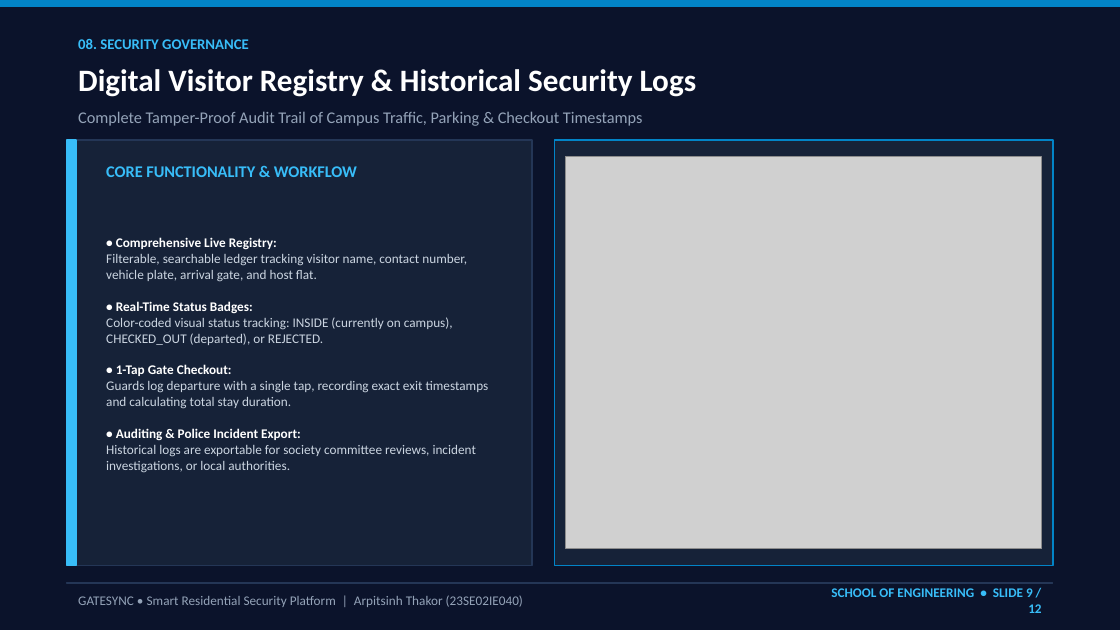
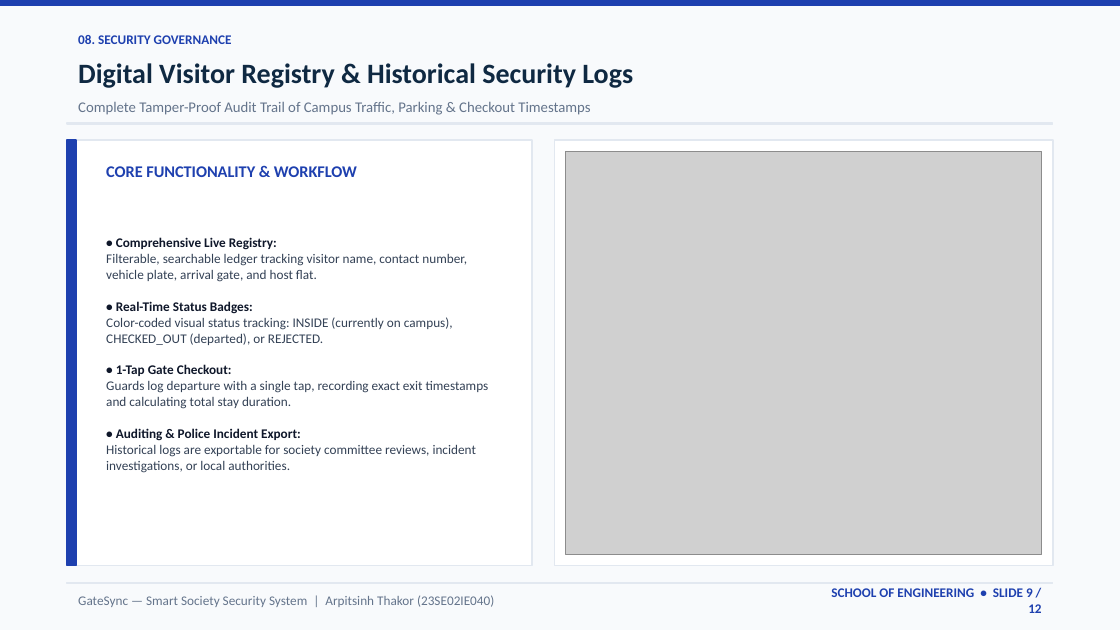
Before and after one commit to arpitthakor28/sms1, a slide deck: slide 9 of GateSync_Project_Presentation.pptx. Drawn at 1120x630 pixels with LibreOffice and Linux fonts; fonts in the diff are those of the drawing; grey boxes stand for pictures. Boxes give left, top, right and bottom in pixels: in the first picture for what was removed or moved away, otherwise in the second. Text is boxed around its words. In the diff, an @@ line names an element or a change of style, - is before the commit and + after.

Commit message:
Deliver White Background Presentation with full technical context, School of Engineering, Final Year Project, AY 2026-2027

```diff
--- a/GateSync_Project_Presentation.pptx
+++ b/GateSync_Project_Presentation.pptx
@@ background #0B132B to #F8FAFC @@
@@ rectangle at <box>0,0,1120,6</box>: fill #0284C7 to #1E40AF; outline #0284C7 1 pt to #1E40AF 1 pt @@
@@ text "08. SECURITY GOVERNANCE" at <box>78,35,232,44</box>: size 9.5 to 8.5 pt, text colour #38BDF8 to #1E40AF @@
@@ text "Digital Visitor Registry & Historical ..." at <box>78,63,633,88</box>: size 20 to 18 pt, text colour #FFFFFF to #0F2942 @@
@@ text "Complete Tamper-Proof Audit Trail of ...": place and size @@
-text "Complete Tamper-Proof Audit Trail of ..." at <box>78,111,643,126</box>
+text "Complete Tamper-Proof Audit Trail of ..." at <box>78,102,590,115</box>
@@ text "Complete Tamper-Proof Audit Trail of ..." at <box>78,102,590,115</box>: size 10.5 to 9.5 pt, text colour #94A3B8 to #64748B @@
@@ rectangle at <box>67,140,532,566</box>: fill #162238 to #FFFFFF; outline #243656 1 pt to #E2E8F0 1 pt @@
@@ rectangle at <box>67,140,76,566</box>: fill #38BDF8 to #1E40AF; outline #38BDF8 1 pt to #1E40AF 1 pt @@
@@ rectangle added at <box>67,123,1053,124</box>, fill #E2E8F0, outline #E2E8F0 1 pt @@
@@ rectangle at <box>554,140,1053,566</box>: fill #162238 to #FFFFFF; outline #0284C7 1 pt to #E2E8F0 1 pt @@
@@ text "CORE FUNCTIONALITY & WORKFLOW" at <box>106,166,357,177</box>: text colour #38BDF8 to #1E40AF @@
@@ picture: place and size @@
-picture at <box>566,157,1042,549</box>
+picture at <box>566,151,1042,554</box>
@@ text "• Comprehensive Live Registry: Filterable, ..." at <box>106,237,489,473</box>: text colour #FFFFFF to #0F172A in "• Comprehensive Live Registry: • Real-Time Status ..."; text colour #CBD5E1 to #334155 in "Filterable, searchable ledger tracking visitor name, contact ..." @@
@@ rectangle at <box>67,582,1053,584</box>: fill #243656 to #E2E8F0; outline #243656 1 pt to #E2E8F0 1 pt @@
@@ text at <box>78,595,494,607</box>: text changed; text colour #94A3B8 to #64748B @@
-GATESYNC • Smart Residential Security Platform | Arpitsinh Thakor (23SE02IE040)
+GateSync — Smart Society Security System | Arpitsinh Thakor (23SE02IE040)
@@ text "SCHOOL OF ENGINEERING • SLIDE ..." at <box>831,588,1041,613</box>: text colour #38BDF8 to #1E40AF @@
```
Also in this commit, not shown: 11 other slides changed, 7 other files.
